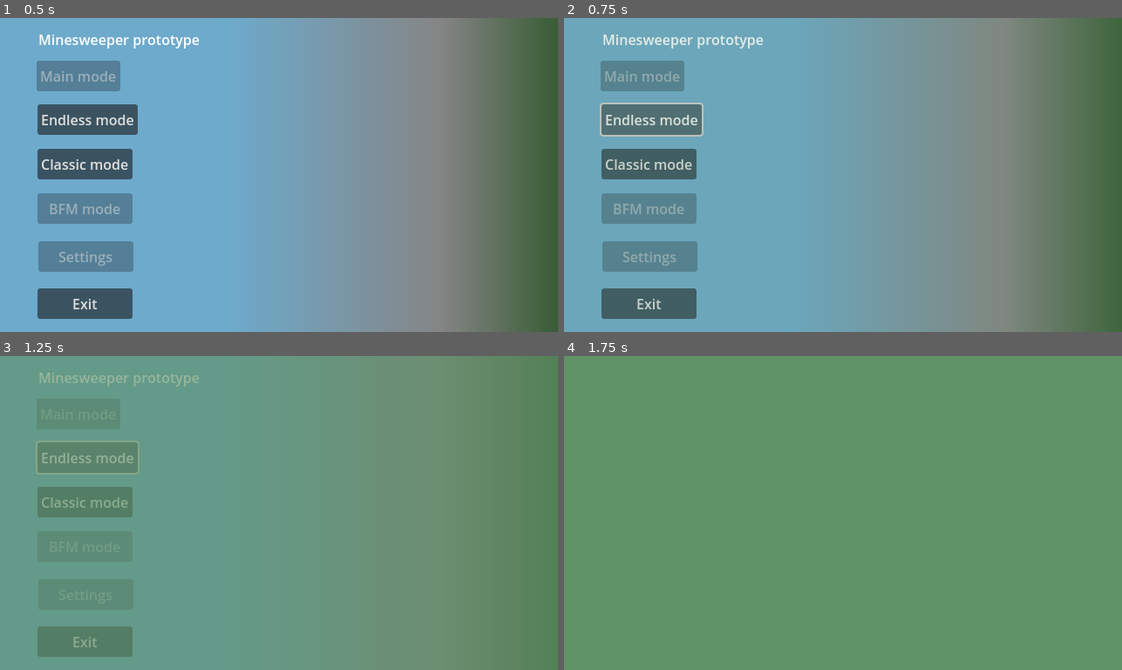
Above: before the commit, frames 1-4 (two rows, left to right).
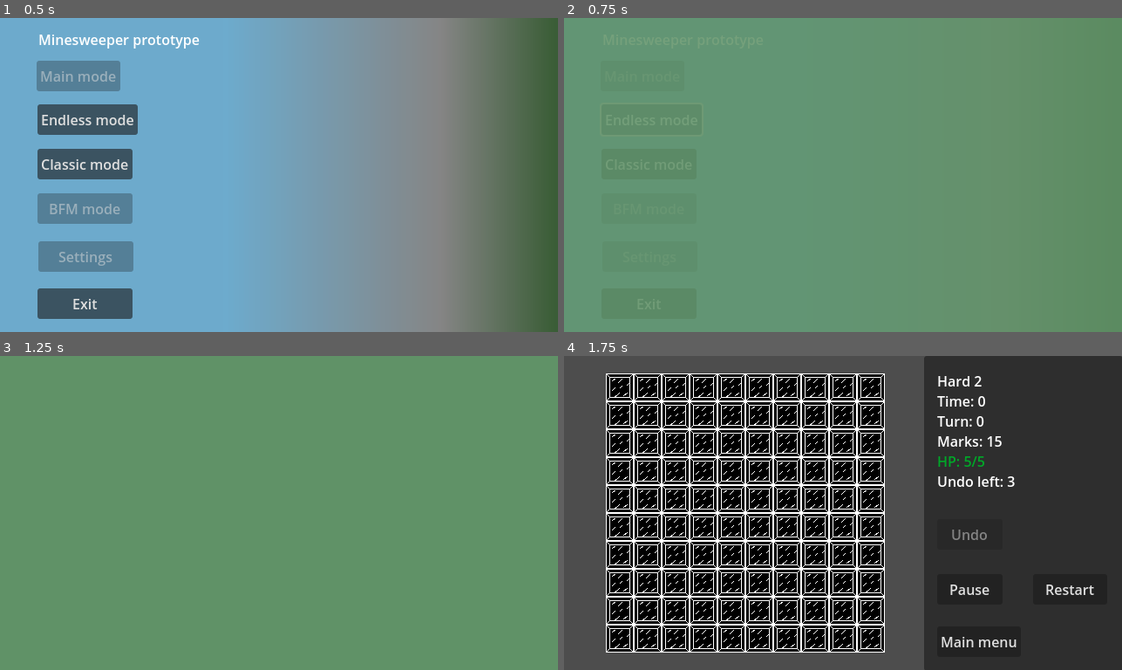
Above: after the commit, the same moments.

Repository: RevanVI/Minesweeper
Game: Godot game, scene res://scenes/gui/main_menu.tscn
Same seed, same stepped clock (60 frames per second), same inputs: the game is played once before the commit and once after it.
Inputs (mouse positions are in pixels of both pictures, inside the frame that each line leads up to):
- Up to frame 1 (0.5 s): no input
- Up to frame 2 (0.75 s): click "Endless mode" at 0.5 s
- Up to frame 3 (1.25 s): no input
- Up to frame 4 (1.75 s): click (653, 456) at 1.25 s, where only the run before the commit has a clickable "Endless mode"

Frame 1 is identical in both runs. In frame 2, 88% of the frame differs, in the area x 0-100%, y 0-100%; in frame 3, 47%; in frame 4, 100%.

Commit message:
Speed up animation

Diff:
--- a/scenes/gui/transition.tscn
+++ b/scenes/gui/transition.tscn
@@ -19,7 +19,7 @@
 
 [sub_resource type="Animation" id="Animation_j5yq2"]
 resource_name = "transition_fade"
-length = 1.2
+length = 0.5
 tracks/0/type = "value"
 tracks/0/imported = false
 tracks/0/enabled = true
@@ -27,8 +27,8 @@
 tracks/0/interp = 1
 tracks/0/loop_wrap = true
 tracks/0/keys = {
-"times": PackedFloat32Array(0, 1, 1.2),
-"transitions": PackedFloat32Array(1, 1, 1),
+"times": PackedFloat32Array(0, 0.36666667, 0.5),
+"transitions": PackedFloat32Array(0.29730242, 1, 1),
 "update": 0,
 "values": [Color(1, 1, 1, 0), Color(1, 1, 1, 1), Color(1, 1, 1, 1)]
 }
